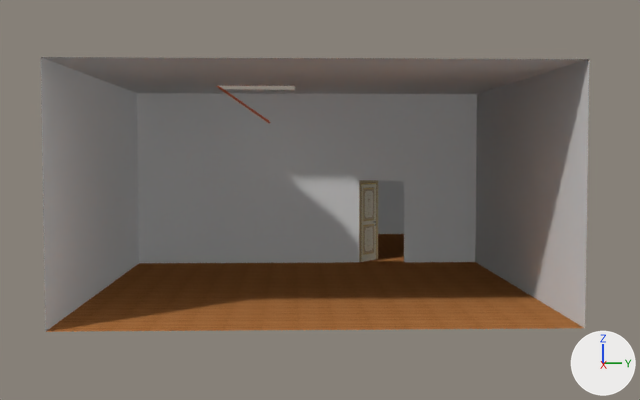
An edit to the Blender file 01_Models/S-W-Flur-mit-Dachbden.blend, drawn before and after from the same camera.
Rendered twice from a 50 mm lens placed at (34.1, -0.7, 5.3), pointed at (-7.2, 0.5, 3.0). The lights are fixed; the arrows at lower right show +X, +Y and +Z.
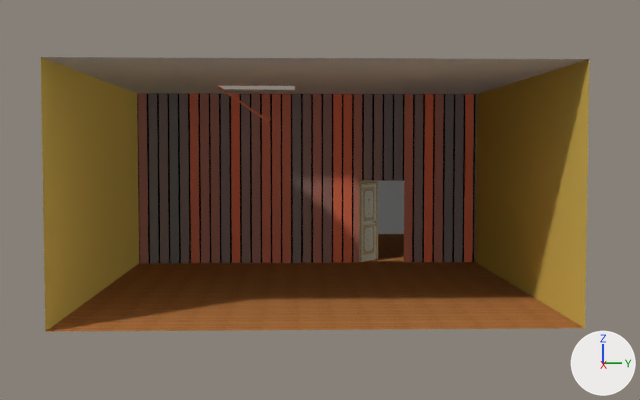
Boxes [x1, y1, x2, y2] around the edits, measured in the pictures (640 x 400 px):
part 1 of me_cube, recoloured (grey to brown): [41, 58, 589, 332] in both

Diff of the bpy script that builds the scene:
```diff
--- a/01_Models/S-W-Flur-mit-Dachbden.blend.py
+++ b/01_Models/S-W-Flur-mit-Dachbden.blend.py
@@ mat_wand_seite @@
+mat_wand_seite = diffuse_material('Wand_seite')
+mat_wand_seite.base_color = (0.8, 0.561, 0.117)  # yellow #e7c560
@@ mat_wand @@
+mat_wand = bpy.data.materials.new('Wand')
+# nodes: BsdfDiffuse, OutputMaterial, TexBrick
+# colours: orange #e77855
@@ me_cube @@
 me_cube.from_pydata(...)  # 60 vertices, 50 faces; spans x -2.82..1.0, y -1.0..1.0, z -1.0..1.01
 # used by ob_cube; location = (0.0, 0.0, 4.0); scale = (8.0, 8.0, 4.0)
+# me_cube part 1: all 12 faces centred in x -0.83..0.31, y -1.0..1.0, z -0.51..0.49 switch from mat_material (white #e7e7e7) to mat_wand_seite (yellow #e7c560)
 me_cube.materials.append(mat_material_001)
@@ me_cube @@
 me_cube.materials.append(mat_material_003)
+me_cube.materials.append(mat_wand)
```
